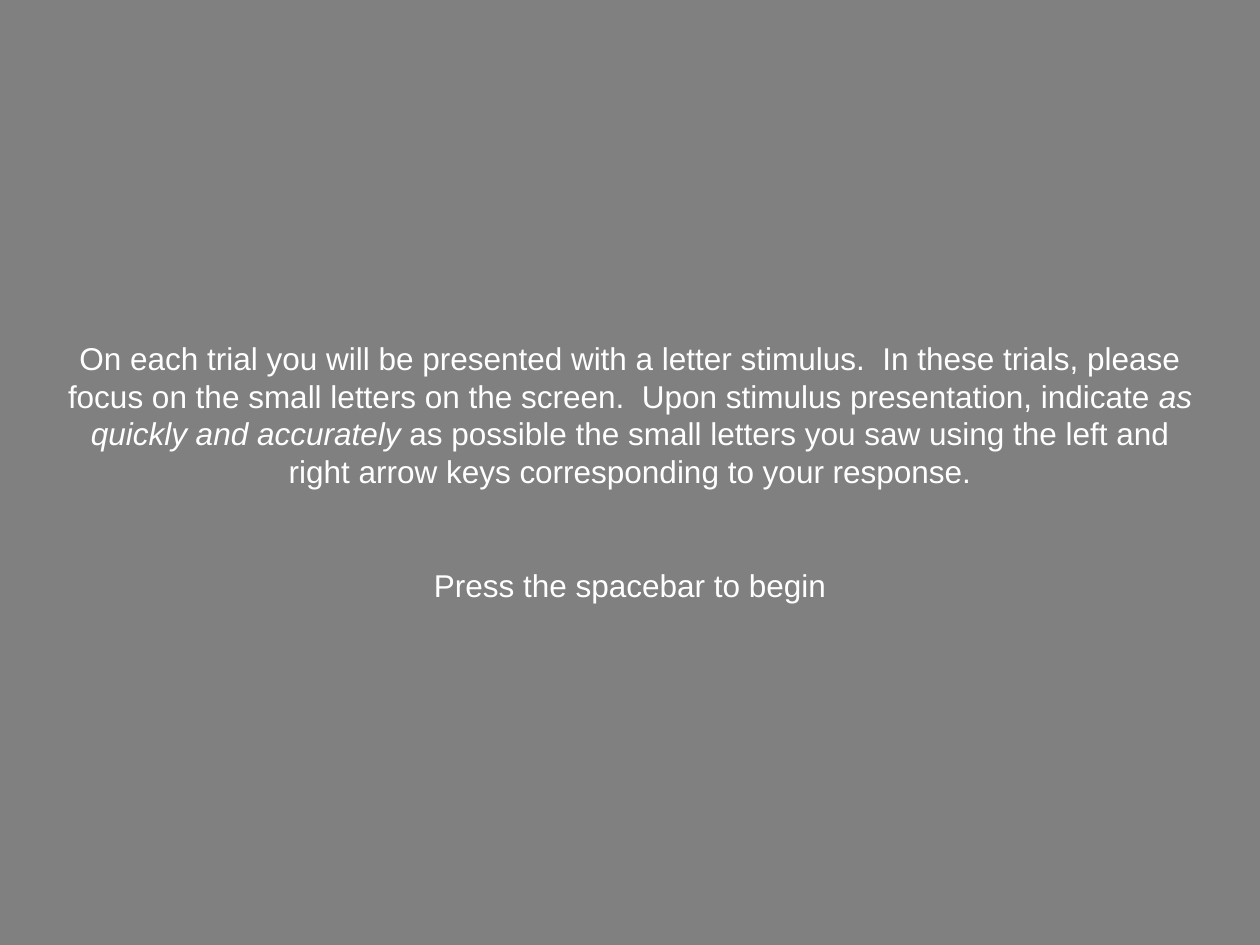
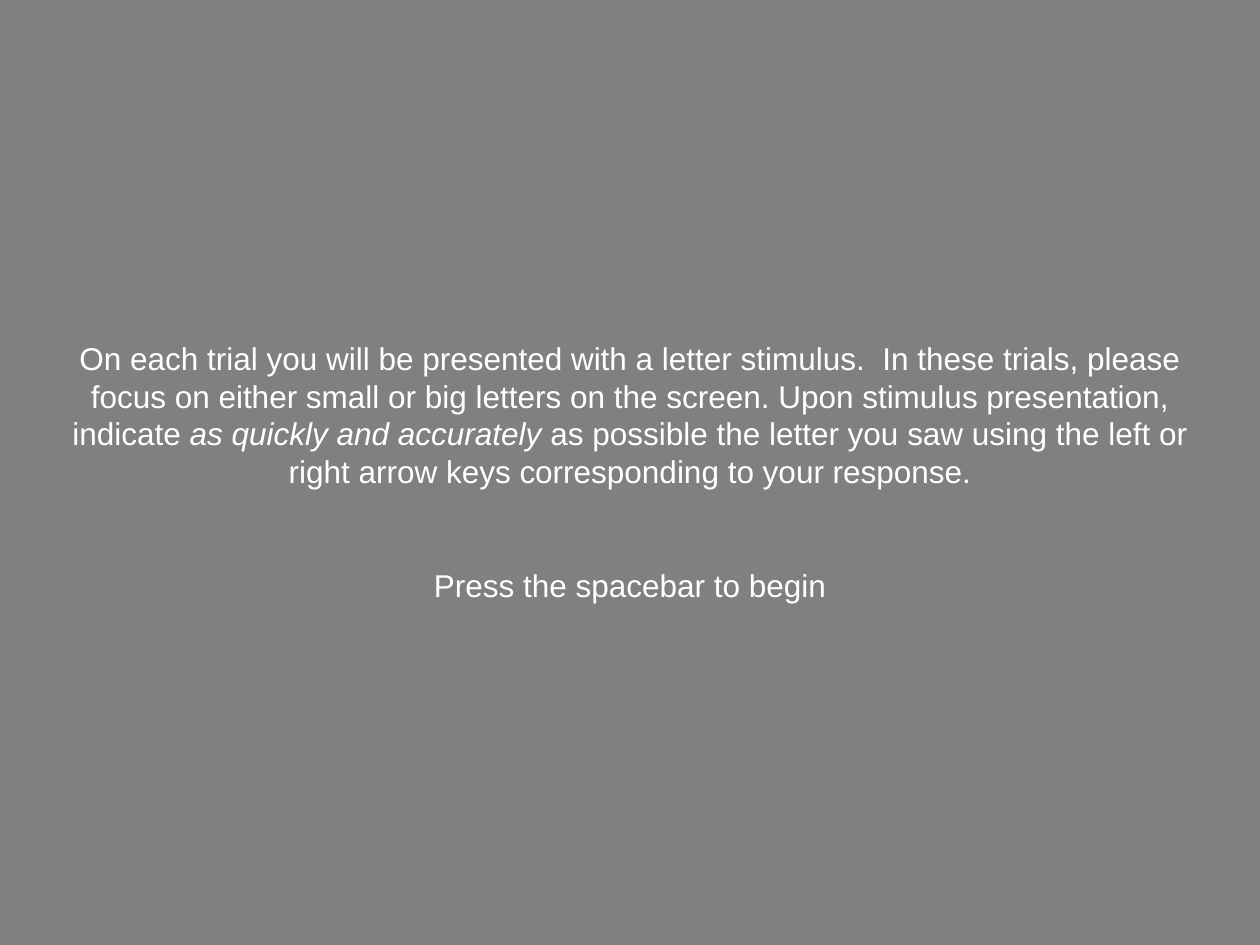
Before and after one commit to Roman-Belenya/psychophysics, a slide deck: slide 10 of images/instructions/instructions.pptx (slide 11 before the commit). Drawn at 1260x945 pixels with LibreOffice and Linux fonts; fonts in the diff are those of the drawing. Boxes give left, top, right and bottom in pixels: in the first picture for what was removed or moved away, otherwise in the second. Text is boxed around its words. In the diff, an @@ line names an element or a change of style, - is before the commit and + after.

```diff
--- a/images/instructions/instructions.pptx
+++ b/images/instructions/instructions.pptx
@@ text at (72, 347, 1187, 489): text changed @@
-On each trial you will be presented with a letter stimulus. In these trials, please focus on the small letters on the screen. Upon stimulus presentation, indicate as quickly and accurately as possible the small letters you saw using the left and right arrow keys corresponding to your response.
+On each trial you will be presented with a letter stimulus. In these trials, please focus on either small or big letters on the screen. Upon stimulus presentation, indicate as quickly and accurately as possible the letter you saw using the left or right arrow keys corresponding to your response.
```
Also in this commit, not shown: 1 other slide changed, 4 slides added, 1 slide removed, 9 other files.
